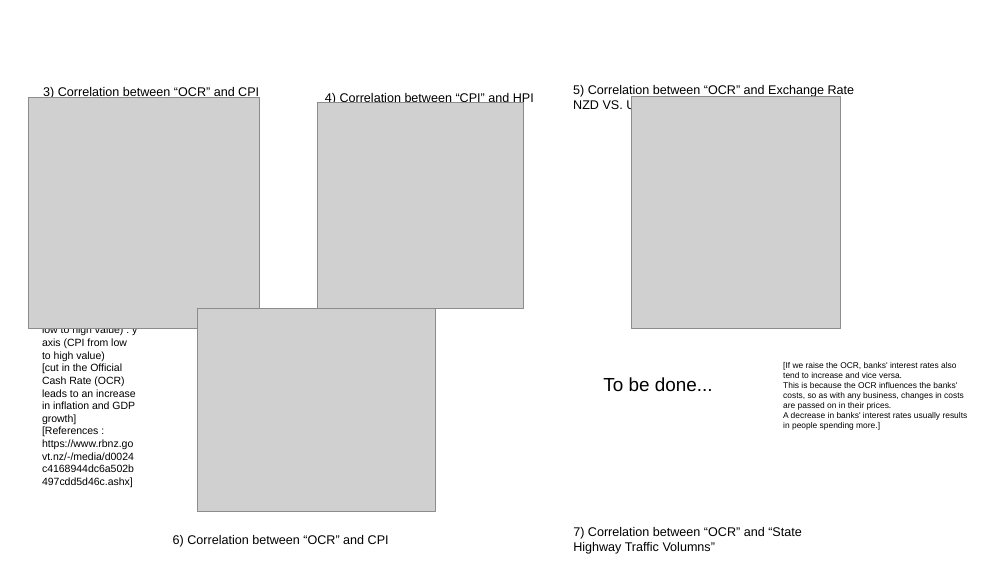
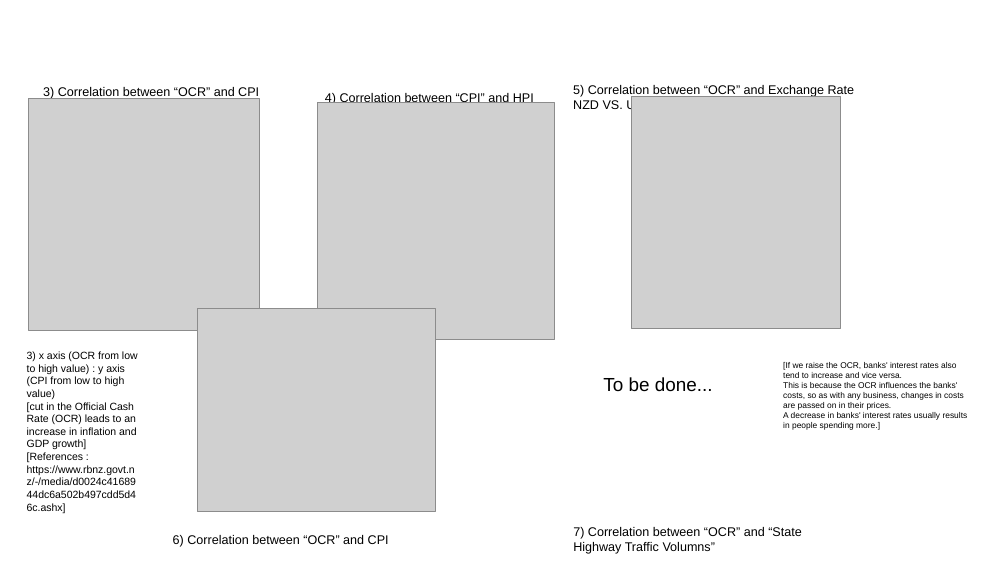
Before and after one commit to ansrali/data422-group-project, a slide deck: slide 17 of Group Project Presentation.pptx. Drawn at 1008x567 pixels with LibreOffice and Linux fonts; fonts in the diff are those of the drawing; grey boxes stand for pictures; background and template pictures are left out. Boxes give left, top, right and bottom in pixels: in the first picture for what was removed or moved away, otherwise in the second. Text is boxed around its words. In the diff, an @@ line names an element or a change of style, - is before the commit and + after.

```diff
--- a/Group Project Presentation.pptx
+++ b/Group Project Presentation.pptx
@@ picture: place and size @@
-picture at [318,102,524,309]
+picture at [318,102,554,339]
@@ text "3) x axis (OCR from ..." rewrapped from [42,328,137,488] to [27,351,138,514] @@
```
Also in this commit, not shown: 7 other slides changed, 2 slides removed.
